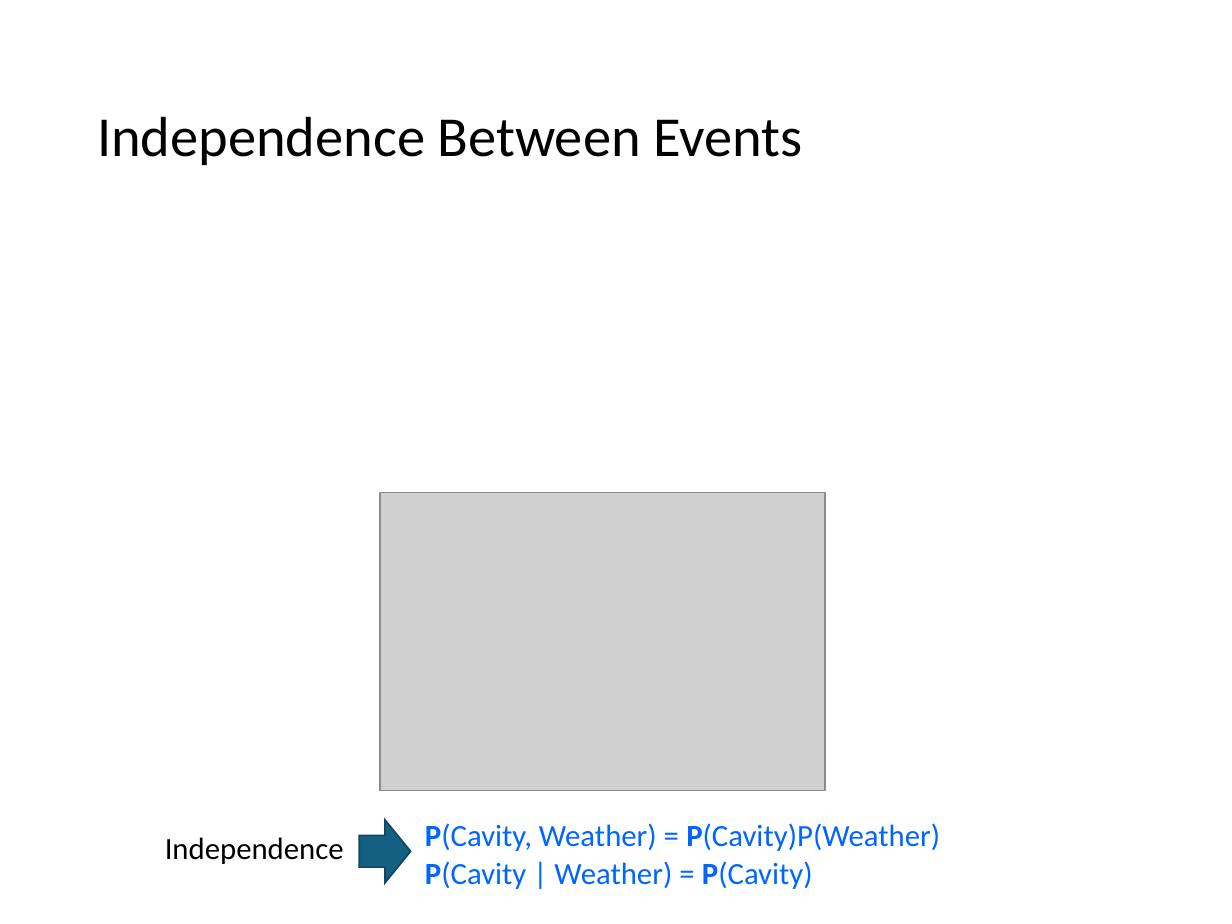
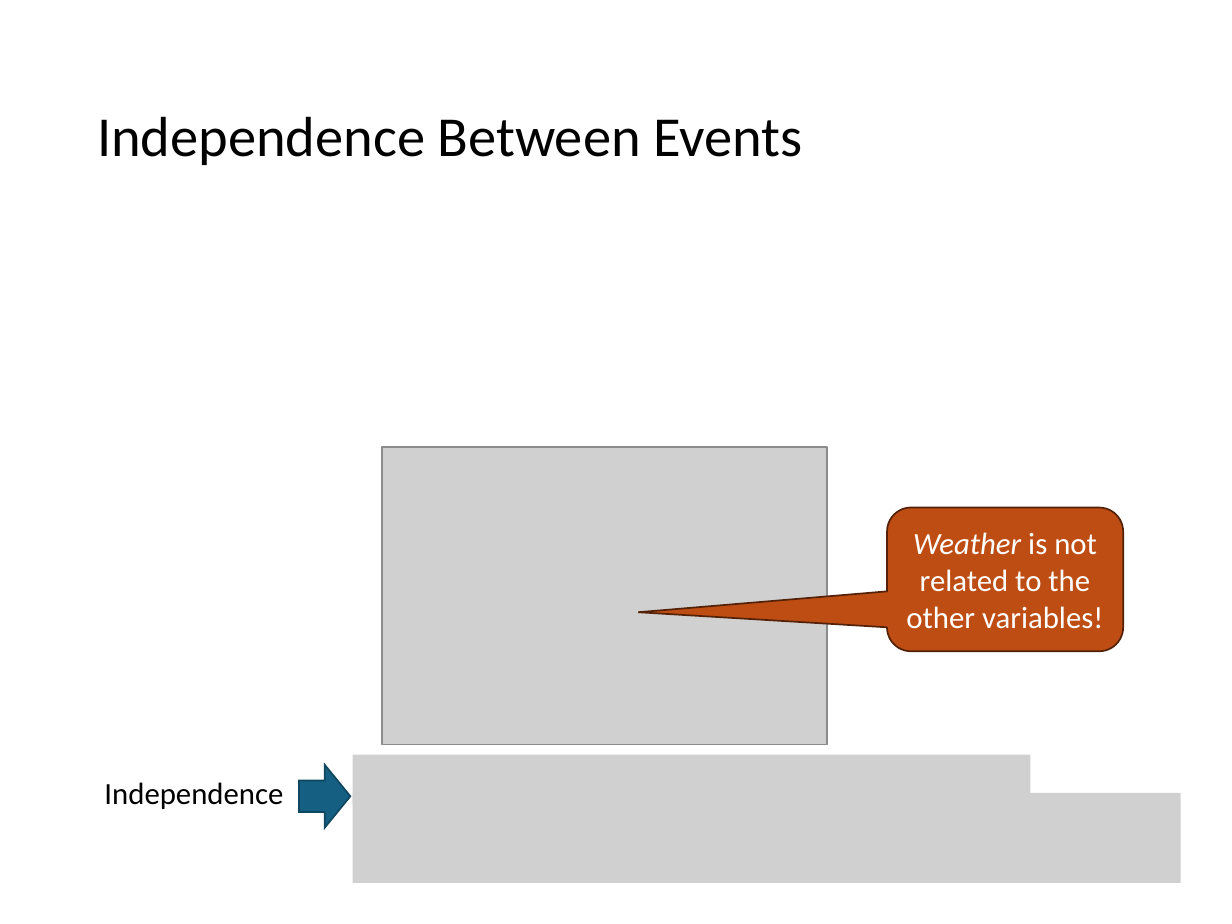
Before and after one commit to mhahsler/CS7320-AI, a slide deck: slide 18 of slides/12_uncertainty.pptx. Drawn at 1232x924 pixels with LibreOffice and Linux fonts; fonts in the diff are those of the drawing; grey boxes stand for pictures. Boxes give left, top, right and bottom in pixels: in the first picture for what was removed or moved away, otherwise in the second. Text is boxed around its words. In the diff, an @@ line names an element or a change of style, - is before the commit and + after.

Commit message:
improved definition of independence.

```diff
--- a/slides/12_uncertainty.pptx
+++ b/slides/12_uncertainty.pptx
@@ picture: place and size @@
-picture at box(379, 493, 824, 791)
+picture at box(382, 447, 827, 745)
@@ rounded speech box added at box(887, 508, 1124, 652), fill #BE4D14, outline #532209 1 pt, 18 pt, text #FFFFFF @@
+Weather is not related to the other variables!
@@ text "Independence": place and size @@
-text "Independence" at box(165, 837, 344, 864)
+text "Independence" at box(104, 782, 283, 809)
@@ right arrow: place and size @@
-right arrow at box(360, 819, 411, 882)
+right arrow at box(299, 765, 351, 828)
@@ picture added at box(352, 755, 1030, 804) @@
@@ picture added at box(352, 792, 1180, 882) @@
@@ text removed at box(425, 823, 940, 851) @@
-P(Cavity, Weather) = P(Cavity)P(Weather)
@@ text removed at box(425, 861, 813, 889) @@
-P(Cavity | Weather) = P(Cavity)
```
Also in this commit, not shown: 6 other slides changed, 1 other file.
